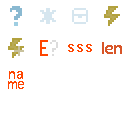
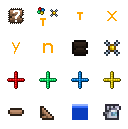
Two versions of the same layered image (128 × 129). Layer-by-layer changes:
added layer "Вставленный слой" above "basic_values" over (x1=72, y1=104, x2=88, y2=120)
showed "tile", painted on it over (x1=7, y1=7, x2=121, y2=120)
hid "basic_types", painted on it over (x1=8, y1=6, x2=122, y2=89)
